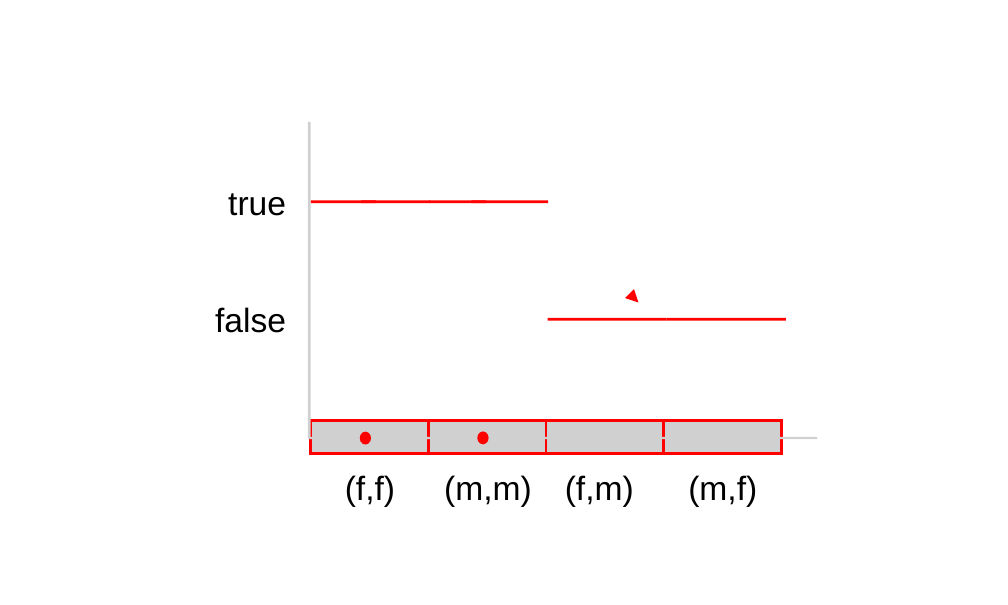
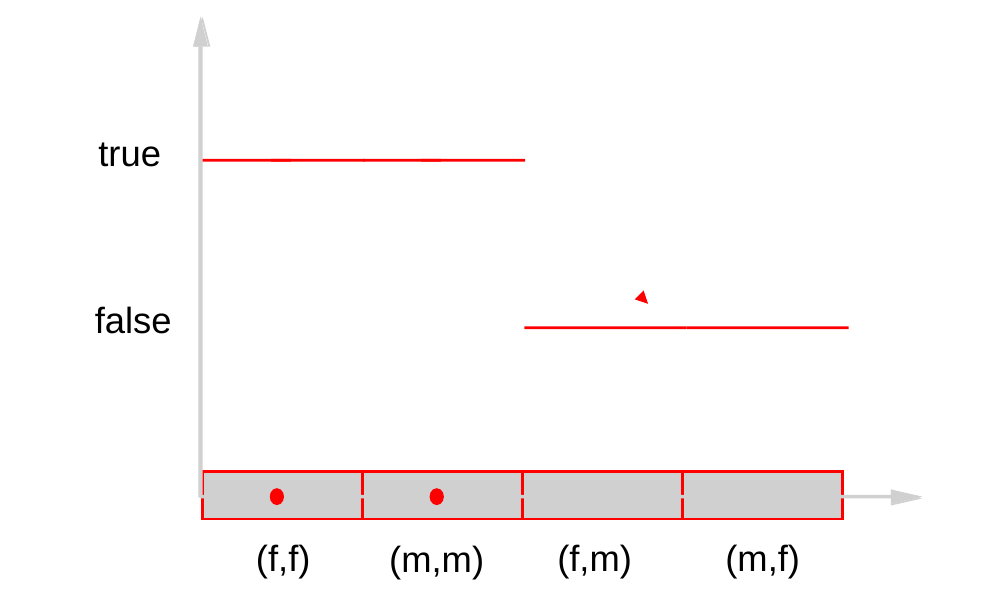
Before and after one commit to kiniry/Mobius, a slide deck: slide 23 of src/escjava/trunk/ESCTools/slides/CAV2007Tutorial/new-diagrams.ppt (slide 22 before the commit). Drawn at 1008x605 pixels with LibreOffice and Linux fonts; fonts in the diff are those of the drawing; grey boxes stand for pictures; background and template pictures are left out. Boxes give left, top, right and bottom in pixels: in the first picture for what was removed or moved away, otherwise in the second. Text is boxed around its words. In the diff, an @@ line names an element or a change of style, - is before the commit and + after.

```diff
--- a/src/escjava/trunk/ESCTools/slides/CAV2007Tutorial/new-diagrams.ppt
+++ b/src/escjava/trunk/ESCTools/slides/CAV2007Tutorial/new-diagrams.ppt
@@ picture: place and size @@
-picture at [307,122,310,438]
+picture at [199,46,203,497]
@@ size 24 to 26 pt in 6 elements at [95,306,172,334], [557,544,632,579], [725,544,800,579], [389,545,484,580], [256,544,311,579], [98,142,161,167] @@
@@ text "true": place and size @@
-text "true" at [228,193,286,216]
+text "true" at [98,142,161,167]
@@ line moved from (310, 202) - (430, 202) to (203, 160) - (365, 160) @@
@@ line moved from (361, 202) - (376, 202) to (271, 160) - (291, 160) @@
@@ line moved from (429, 202) - (548, 202) to (363, 160) - (525, 160) @@
@@ line moved from (472, 202) - (486, 202) to (421, 160) - (440, 160) @@
@@ text "false": place and size @@
-text "false" at [215,307,286,333]
+text "false" at [95,306,172,334]
@@ line moved from (547, 320) - (666, 320) to (524, 328) - (686, 328) @@
@@ arrow moved from (638, 302) - (638, 302) to (648, 303) - (648, 303) @@
@@ line moved from (666, 320) - (786, 320) to (686, 328) - (849, 328) @@
@@ picture: place and size @@
-picture at [310,420,428,454]
+picture at [203,471,363,518]
@@ picture: place and size @@
-picture at [428,420,546,454]
+picture at [363,471,523,518]
@@ picture: place and size @@
-picture at [546,420,664,454]
+picture at [522,471,682,518]
@@ picture: place and size @@
-picture at [664,420,782,454]
+picture at [682,471,843,518]
@@ picture: place and size @@
-picture at [309,436,817,438]
+picture at [201,495,891,498]
@@ ellipse: place and size @@
-ellipse at [361,433,369,444]
+ellipse at [271,490,282,504]
@@ ellipse: place and size @@
-ellipse at [479,432,487,443]
+ellipse at [431,490,443,504]
@@ group added at [194,17,922,506]: 4 pictures @@
@@ text "(f,f)": place and size @@
-text "(f,f)" at [345,475,395,507]
+text "(f,f)" at [256,544,311,579]
@@ text "(m,m)": place and size @@
-text "(m,m)" at [444,475,532,507]
+text "(m,m)" at [389,545,484,580]
@@ text "(f,m)": place and size @@
-text "(f,m)" at [565,475,634,507]
+text "(f,m)" at [557,544,632,579]
@@ text "(m,f)": place and size @@
-text "(m,f)" at [688,475,757,507]
+text "(m,f)" at [725,544,800,579]
```
Also in this commit, not shown: 14 other slides changed, 3 slides added, 1 slide removed, 39 other files.
